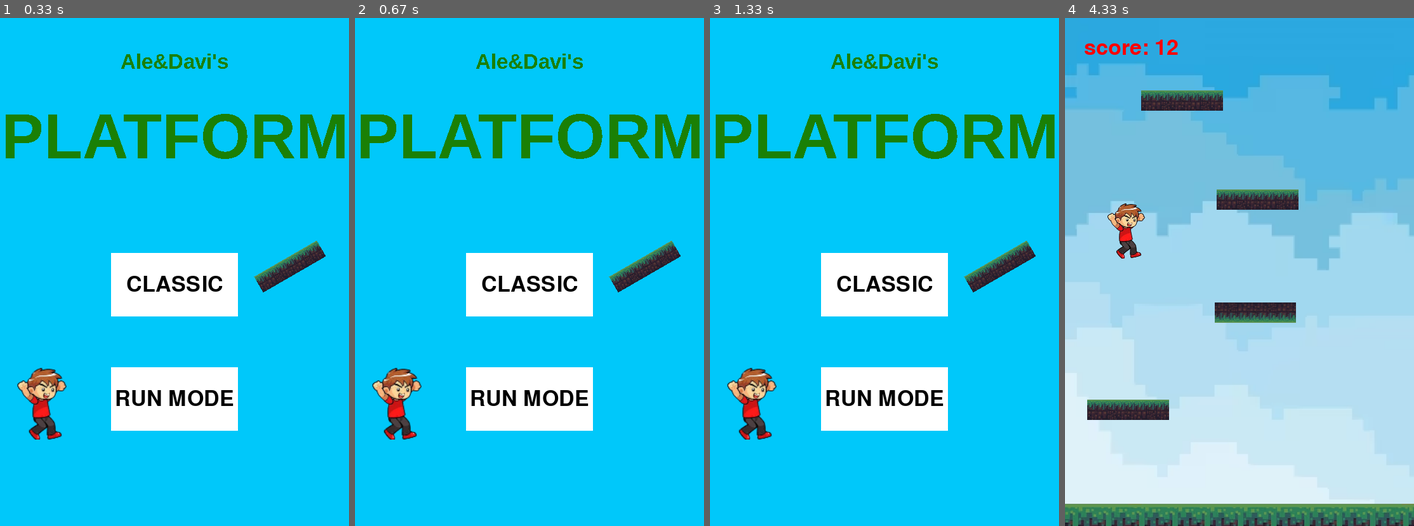
Above: before the commit, frames 1-4 (left to right).
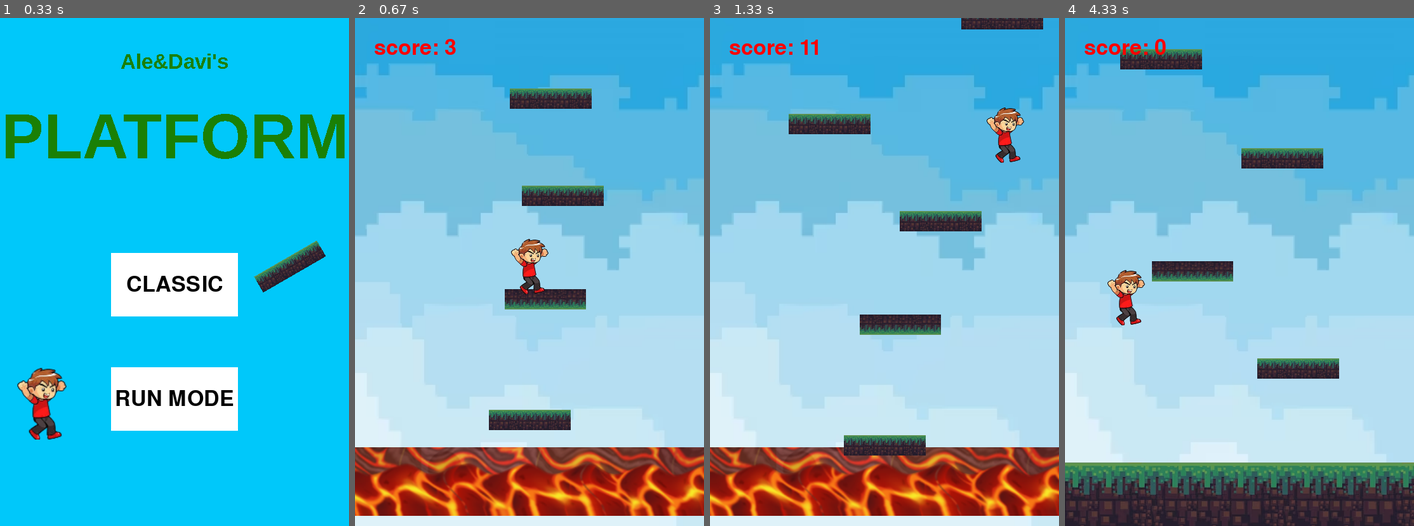
Above: after the commit, the same moments.

Repository: AleBrambilla/pygame-Brambilla-Mariani
Game: pygame game, started from main.py
Two runs of this game, one before a commit and one after it. Both use one fixed random seed, a clock stepped at 60 frames per second and the inputs below.
Inputs (mouse positions are in pixels of both pictures, inside the frame that each line leads up to):
- Up to frame 1 (0.33 s): no input
- Up to frame 2 (0.67 s): press the mouse at (529, 399) at 0.37 s; move the mouse to (567, 332) at 0.47 s; release the mouse at (609, 261) at 0.6 s
- Up to frame 3 (1.33 s): hold Right 0.67-1.13 s; move the mouse to (870, 134) at 0.7 s; hold Right from 1.17 s (still down)
- Up to frame 4 (4.33 s): release Right at 1.63 s; press the mouse at (1239, 399) at 1.7 s; move the mouse to (1215, 353) at 1.8 s; release the mouse at (1194, 307) at 1.93 s; hold Left 2-2.53 s; move the mouse to (1239, 332) at 2.03 s; hold Left 2.57-2.97 s; hold Right 3-3.63 s; hold Left 3.67-4.13 s; hold Right from 4.17 s (still down)

Frame 1 is identical in both runs. In frame 2, 100% of the frame differs, in the area x 0-100%, y 0-100%; in frame 3, 100%; in frame 4, 21%.

Commit message:
abbozzo runmode

Diff:
--- a/main.py
+++ b/main.py
@@ -8,30 +8,6 @@
 from punteggio import Punteggio
 
 pygame.init()
-
-tasto_start=pygame.Surface((200, 100))
-tasto_start.fill((255,255,255))
-start_rect=tasto_start.get_rect(center=(275, 420))
-
-font=pygame.font.Font(None, 50)
-inizio_scritta=font.render('CLASSIC', True, (0,0,0))
-inizio_scritta_rect=inizio_scritta.get_rect(center=(275, 420))
-
-font=pygame.font.SysFont('Cooper Black', 30)
-titolo1=font.render("Ale&Davi's", False, (26,128,5))
-titolo_rect1=titolo1.get_rect(midtop=(275, 50))
-
-font=pygame.font.SysFont('Cooper Black', 90)
-titolo2=font.render("PLATFORM", False, (26,128,5))
-titolo_rect2=titolo2.get_rect(midtop=(275, 130))
-
-tasto_start2=pygame.Surface((200, 100))
-tasto_start2.fill((255,255,255))
-start_rect2=tasto_start2.get_rect(center=(275, 600))
-
-font=pygame.font.Font(None, 50)
-inizio_scritta2=font.render('RUN MODE', True, (0,0,0))
-inizio_scritta_rect2=inizio_scritta2.get_rect(center=(275, 600))
 
 def collisions():
     global inizio
@@ -63,13 +39,67 @@
     punteggio=Punteggio()
     inizio=True
 
+def immagini():
+
+    global tasto_start, start_rect, font, inizio_scritta, inizio_scritta_rect, titolo1, titolo_rect1, titolo2, titolo_rect2, tasto_start2, start_rect2, inizio_scritta2, inizio_scritta_rect2, restart, restart_rect, image_piattaforma, ground, ground_rect, sfondo, lava, lava_rect
+    tasto_start=pygame.Surface((200, 100))
+    tasto_start.fill((255,255,255))
+    start_rect=tasto_start.get_rect(center=(275, 420))
+
+    font=pygame.font.Font(None, 50)
+    inizio_scritta=font.render('CLASSIC', True, (0,0,0))
+    inizio_scritta_rect=inizio_scritta.get_rect(center=(275, 420))
+
+    font=pygame.font.SysFont('Cooper Black', 30)
+    titolo1=font.render("Ale&Davi's", False, (26,128,5))
+    titolo_rect1=titolo1.get_rect(midtop=(275, 50))
+
+    font=pygame.font.SysFont('Cooper Black', 90)
+    titolo2=font.render("PLATFORM", False, (26,128,5))
+    titolo_rect2=titolo2.get_rect(midtop=(275, 130))
+
+    tasto_start2=pygame.Surface((200, 100))
+    tasto_start2.fill((255,255,255))
+    start_rect2=tasto_start2.get_rect(center=(275, 600))
+
+    font=pygame.font.Font(None, 50)
+    inizio_scritta2=font.render('RUN MODE', True, (0,0,0))
+    inizio_scritta_rect2=inizio_scritta2.get_rect(center=(275, 600))
+
+    restart=font.render('RESTART', True, (0,0,0))
+    restart_rect=inizio_scritta_rect
+
+    sfondo = pygame.image.load('Brambilla-Mariani-img/sfondo.png').convert()
+    sfondo = pygame.transform.rotozoom(sfondo, 0, 1.1)
+
+    image_piattaforma=pygame.image.load('Brambilla-Mariani-img/platform.png').convert_alpha()
+    image_piattaforma=pygame.transform.rotozoom(image_piattaforma, 30, 0.7)
+
+    ground = pygame.image.load('Brambilla-Mariani-img/ground.png').convert()
+    ground_rect=ground.get_rect(topleft=(0, 700))
+
+    lava=pygame.image.load('Brambilla-Mariani-img/lava.png').convert_alpha()
+    lava=pygame.transform.rotozoom(lava, 0, 1.5)
+    lava_rect=lava.get_rect(center=(275, 730))
+
+def RunMode_init():
+    global punteggio, inizio
+    lava_rect.centery = 730
+
+    prima=Classica(600)
+    prima.rect.centerx=275
+    piattaforme.empty()
+    piattaforme.add(prima)
+
+    player.sprite.rect.midbottom = (275,600)
+    punteggio=Punteggio()
+    inizio=True
+
+
 WINDOW_SIZE = (550, 800)
 screen = pygame.display.set_mode(WINDOW_SIZE)
-sfondo = pygame.image.load('Brambilla-Mariani-img/sfondo.png').convert()
-sfondo = pygame.transform.rotozoom(sfondo, 0, 1.1)
-
-ground = pygame.image.load('Brambilla-Mariani-img/ground.png').convert()
-ground_rect=ground.get_rect(topleft=(0, 700))
+
+immagini()
 
 player = pygame.sprite.GroupSingle()
 player.add(Player())
@@ -78,9 +108,6 @@
 piattaforme.add(Classica(randint(500, 600)))
 
 punteggio=Punteggio()
-
-image_piattaforma=pygame.image.load('Brambilla-Mariani-img/platform.png').convert_alpha()
-image_piattaforma=pygame.transform.rotozoom(image_piattaforma, 30, 0.7)
 
 pygame.display.set_caption('Home')
 
@@ -105,6 +132,7 @@
         screen.blit(inizio_scritta2, inizio_scritta_rect2)
         screen.blit(pygame.transform.rotozoom(player.sprite.image, 0, 1.3), (25, 550))
         screen.blit(image_piattaforma, (400, 350))
+
         if start_rect.collidepoint(pygame.mouse.get_pos()) and pygame.mouse.get_pressed()[0]:
             stato = 'classico'
             inizializza()
@@ -112,6 +140,15 @@
             stato = 'classico'
             inizializza()
 
+        if start_rect2.collidepoint(pygame.mouse.get_pos()) and pygame.mouse.get_pressed()[0]:
+            stato = 'run mode'
+            RunMode_init()
+
+        print(stato)
+        if start_rect2.collidepoint(pygame.mouse.get_pos()) and event.type== KEYUP and event.key==K_KP_ENTER:
+            stato = 'run mode'
+            RunMode_init()
+
     if stato == 'classico':
 
         pygame.display.set_caption('Game')
@@ -146,9 +183,43 @@
 
     elif stato == 'morte':
         punteggio.draw_finale(screen)
-        for event in pygame.event.get():
-            if event.type== KEYUP and event.key==K_SPACE:
-                stato = 'home'
+
+        screen.blit(tasto_start, start_rect)
+        screen.blit(restart, restart_rect)
+        if event.type== KEYUP and event.key==K_SPACE:
+            stato = 'home'
+        if start_rect.collidepoint(pygame.mouse.get_pos()) and pygame.mouse.get_pressed()[0]:
+            stato = 'classico'
+            inizializza()
+
+    elif stato == 'run mode':
+
+        pygame.display.set_caption('RunMode')
+        screen.blit(sfondo, (0,0))
+        screen.blit(lava, lava_rect)
+
+        VEL_AVANZ=1+pygame.time.get_ticks()//15000/2
+
+        if piattaforme.sprites()[-1].rect.y > 0:
+            pos=piattaforme.sprites()[-1].rect.y + randint(-200, -150)
+            piattaforme.add(choice([Classica(pos), Classica(pos), Classica(pos), Mobile_x(pos), Mobile_y(pos), Cadente(pos), Temporanea(pos)]))
+        piattaforme.draw(screen)
+
+        salta=collisions()
+        player.update(inizio, salta)
+        player.draw(screen)
+
+        for piattaforma in piattaforme:
+            piattaforma.update()
+            piattaforma.rect.y+=VEL_AVANZ
+
+
+        punteggio.RunMode(VEL_AVANZ)
+        punteggio.draw(screen)
+
+        if lava_rect.colliderect(player.sprite.rect):
+            stato = 'morte'
+            inizio=True
 
     pygame.display.update()
     clock.tick(60)
--- a/punteggio.py
+++ b/punteggio.py
@@ -6,14 +6,17 @@
     def __init__(self):
         self.font=pygame.font.Font(None, 50)
         self.ammontare=0
-        self.text=self.font.render(f'score: {self.ammontare}', True, (255,0,0))
+        self.text=self.font.render(f'score: {int(self.ammontare)}', True, (255,0,0))
 
     def update(self, piattaforme, player, inizio):
         if bool_scorrere(piattaforme) and not inizio:
             self.ammontare+=1
 
+    def RunMode(self, VEL_AVANZ):
+        self.ammontare+=VEL_AVANZ/5
+
     def draw(self, screen):
-        self.text=self.font.render(f'score: {self.ammontare}', True, (255,0,0))
+        self.text=self.font.render(f'score: {int(self.ammontare)}', True, (255,0,0))
         screen.blit(self.text, (30, 30))
 
     def draw_finale(self, screen):
@@ -22,7 +25,7 @@
         gameover_rect=gameover.get_rect(center=(275, 100))
 
         font2=pygame.font.Font(None,50)
-        punteggio_finale=font2.render(f'{self.ammontare}', True, (255,255,255))
+        punteggio_finale=font2.render(f'{int(self.ammontare)}', True, (255,255,255))
         punteggio_finale_rect=punteggio_finale.get_rect(center=(275,550))
 
         font3=pygame.font.Font(None, 25)
--- a/tempCodeRunnerFile.py
+++ b/tempCodeRunnerFile.py
@@ -1 +1,4 @@
-pygame.sprite.spritecollide(player.sprite, piattaforme, False)
+import pygame
+
+ground = pygame.image.load('Brambilla-Mariani-img/ground.png').convert()
+ground_rect=ground.get_rect(topleft=(0, 700))
Binary file added: Brambilla-Mariani-img/lava.png
